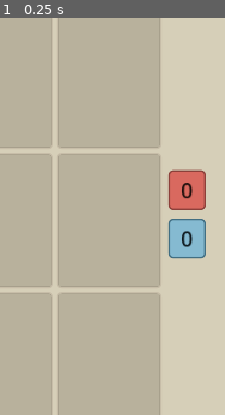
Above: before the commit, frame 1.
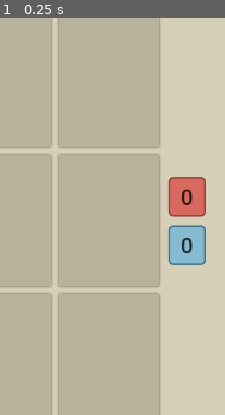
Above: after the commit, the same moment.

Repository: YLMstring/WuXiaCard
Game: Godot game, scene res://main.tscn
Same seed, same stepped clock (60 frames per second), same inputs: the game is played once before the commit and once after it.
Inputs:
- Up to frame 1 (0.25 s): no input
The pictures show only the part of the screen within x 50-100%, y 26-76%; the shares and areas given below are measured in that part.

The runs differ from the first frame. In frame 1, 1.8% of the frame differs, in the area x 74-92%, y 38-63%.

Commit message:
Update duel_controller.gd

Diff:
--- a/scripts/duel_controller.gd
+++ b/scripts/duel_controller.gd
@@ -1046,7 +1046,7 @@
 
 	var score_width: float = minf(46.0, size.x * 0.085)
 	var score_x: float = minf(size.x - horizontal_margin - score_width, board_position.x + board_width + 8.0)
-	score_overlay.position = Vector2(score_x, board_position.y + board_height * 0.5 - 60.0)
+	score_overlay.position = Vector2(score_x, board_position.y + board_height * 0.5 - 51.5)
 	score_overlay.size = Vector2(score_width, 120.0)
 	var desired_status_y: float = player_hand.position.y + player_hand.size.y + status_gap
 	var maximum_status_y: float = size.y - bottom_safe_margin - status_height
